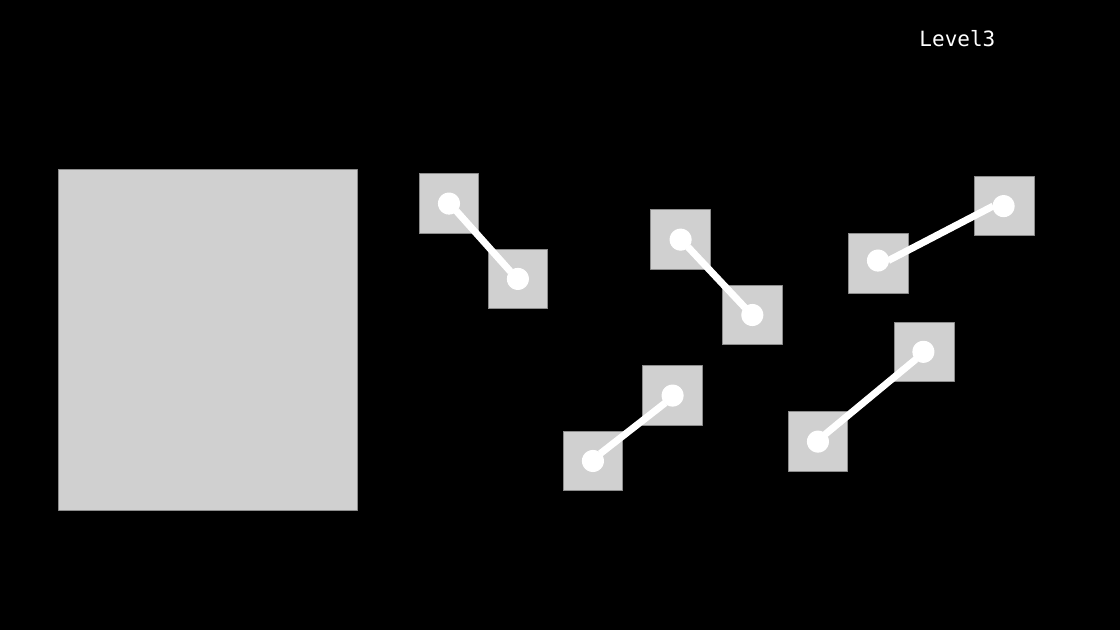
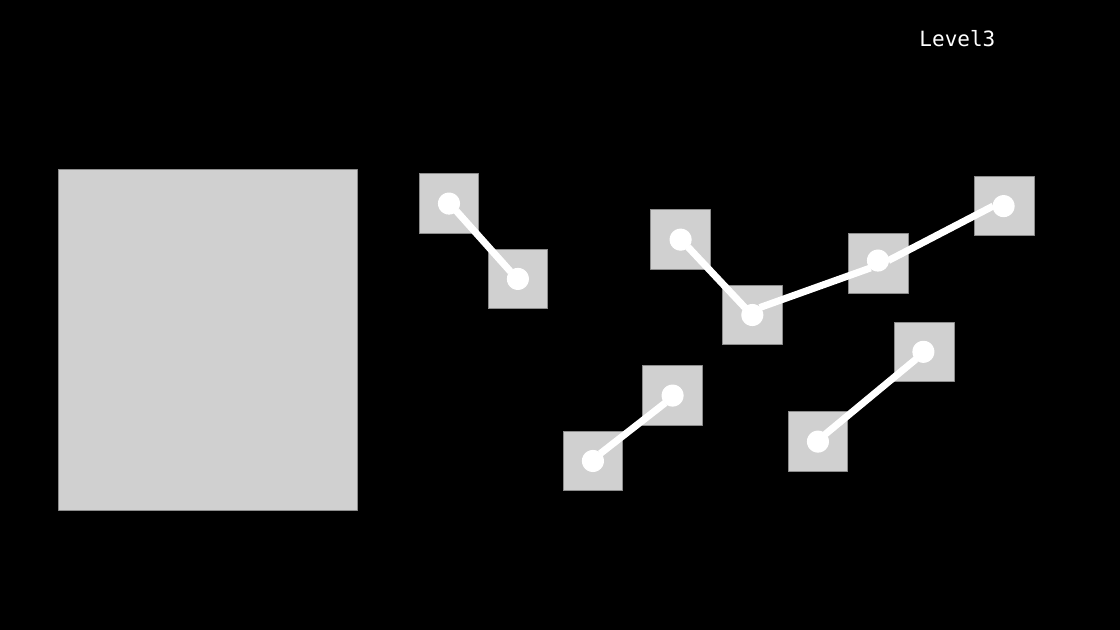
Before and after one commit to jaimecantu/hackmit2020, a slide deck: slide 7 of interface.pptx. Drawn at 1120x630 pixels with LibreOffice and Linux fonts; fonts in the diff are those of the drawing; grey boxes stand for pictures. Boxes give left, top, right and bottom in pixels: in the first picture for what was removed or moved away, otherwise in the second. Text is boxed around its words. In the diff, an @@ line names an element or a change of style, - is before the commit and + after.

```diff
--- a/interface.pptx
+++ b/interface.pptx
@@ line added from (870, 268) to (760, 308), #FFFFFF 6 pt @@
```
Also in this commit, not shown: 1 other slide changed, 17 other files.
